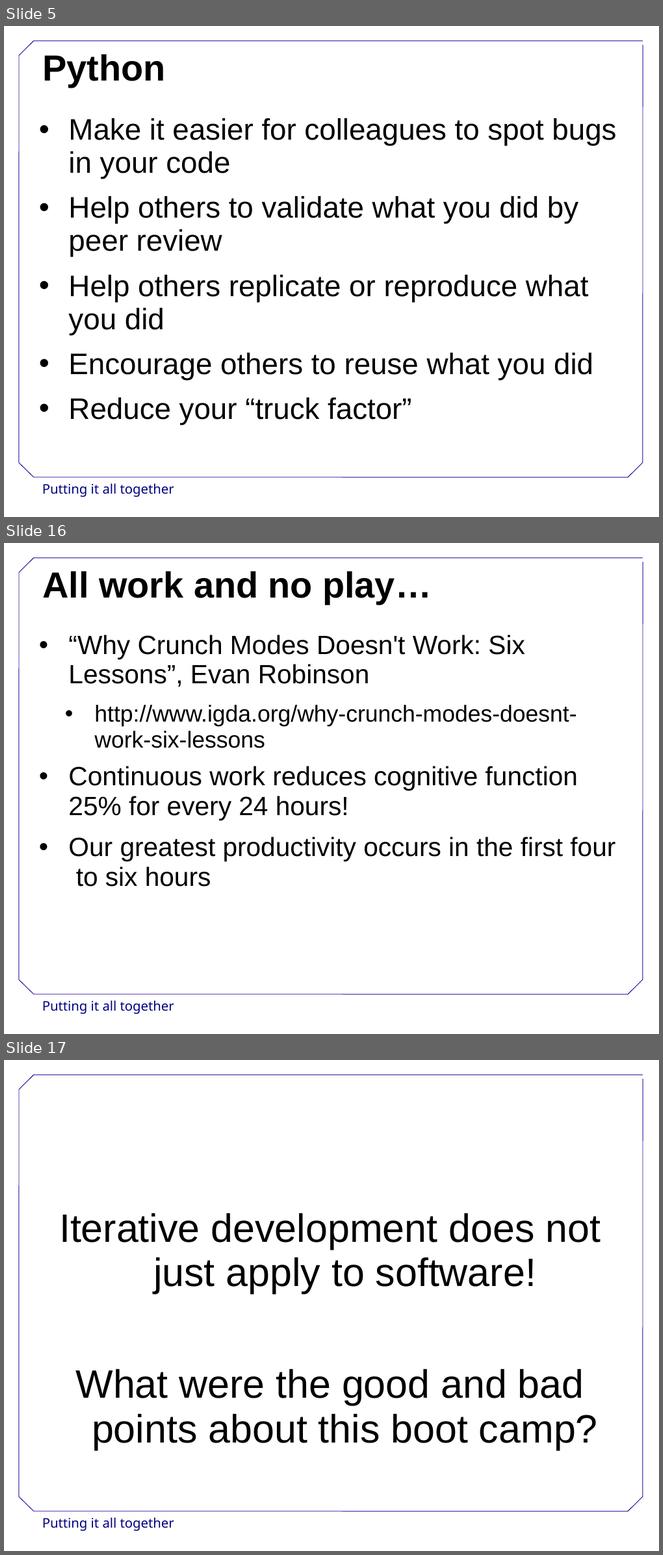
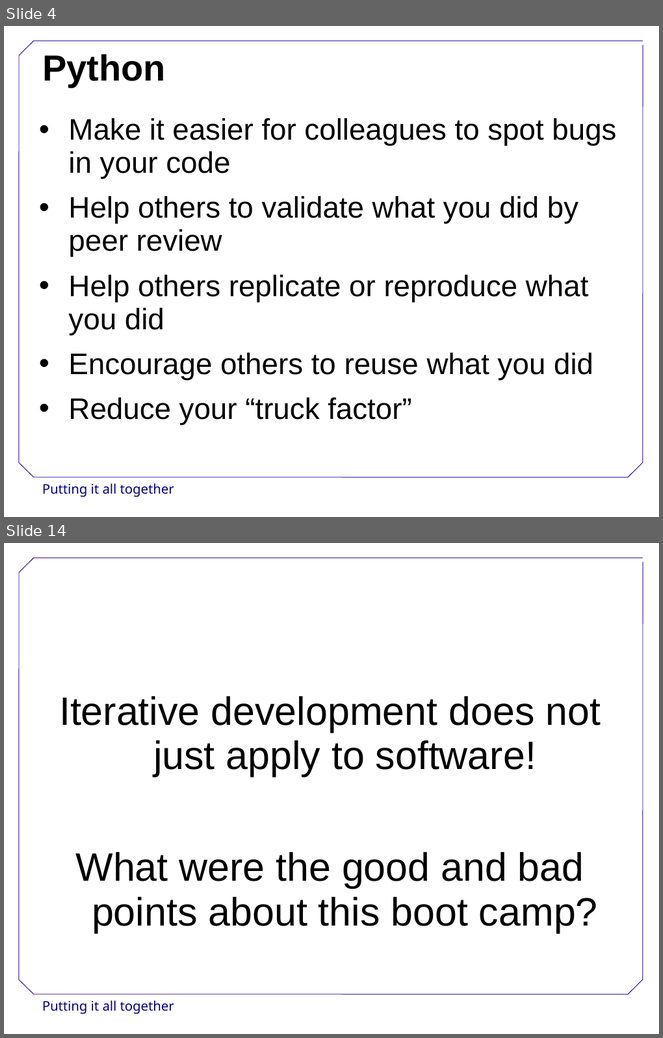
Before and after one commit to swcarpentry/DEPRECATED-boot-camps, a slide deck: slides/PuttingItAllTogether.ppt. Shown one above the other, each under a label of ours: slides 5, 16 and 17 before the commit, slides 4 and 14 after it; the slides between them are not shown. The pictures are 663x1555 and 663x1038 pixels, drawn with LibreOffice and Linux fonts; fonts in the diff are those of the drawing; background and template pictures are left out. Boxes give left, top, right and bottom in pixels: in the first picture for what was removed or moved away, otherwise in the second. Text is boxed around its words. In the diff, an @@ line names an element or a change of style, - is before the commit and + after.

```diff
--- a/slides/PuttingItAllTogether.ppt
+++ b/slides/PuttingItAllTogether.ppt
@@ slide 16 removed at (4,543,659,1034), background #FFFFFF; not listed: 9 template elements that a slide beside it also shows @@
@@ title removed at (42,571,432,604) @@
-All work and no play…
@@ text removed at (68,635,616,887) @@
-• “Why Crunch Modes Doesn't Work: Six Lessons”, Evan Robinson
-  • http://www.igda.org/why-crunch-modes-doesnt-work-six-lessons
-• Continuous work reduces cognitive function 25% for every 24 hours!
-• Our greatest productivity occurs in the first four to six hours
@@ what was slide 5 is now slide 4 @@
@@ what was slide 17 is now slide 14 @@
```
Also in this commit, not shown: 5 slides changed, 6 slides added, 10 other slides removed, 6 other files.
